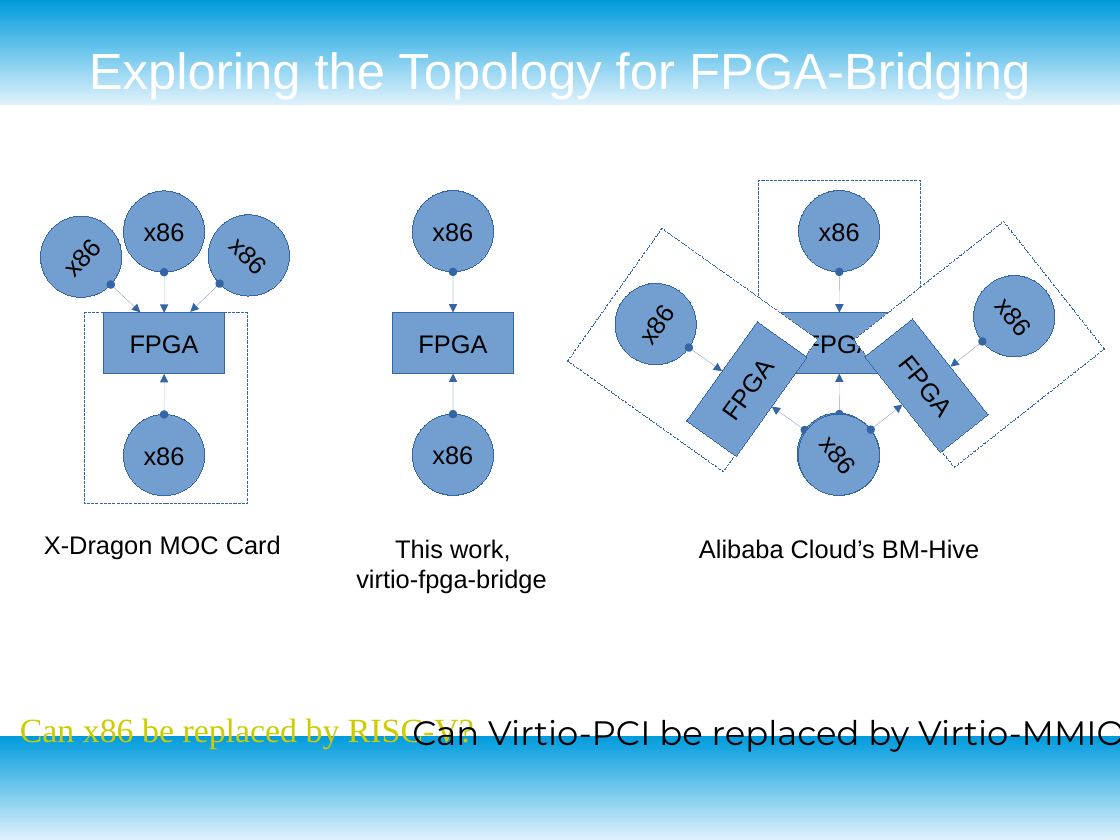
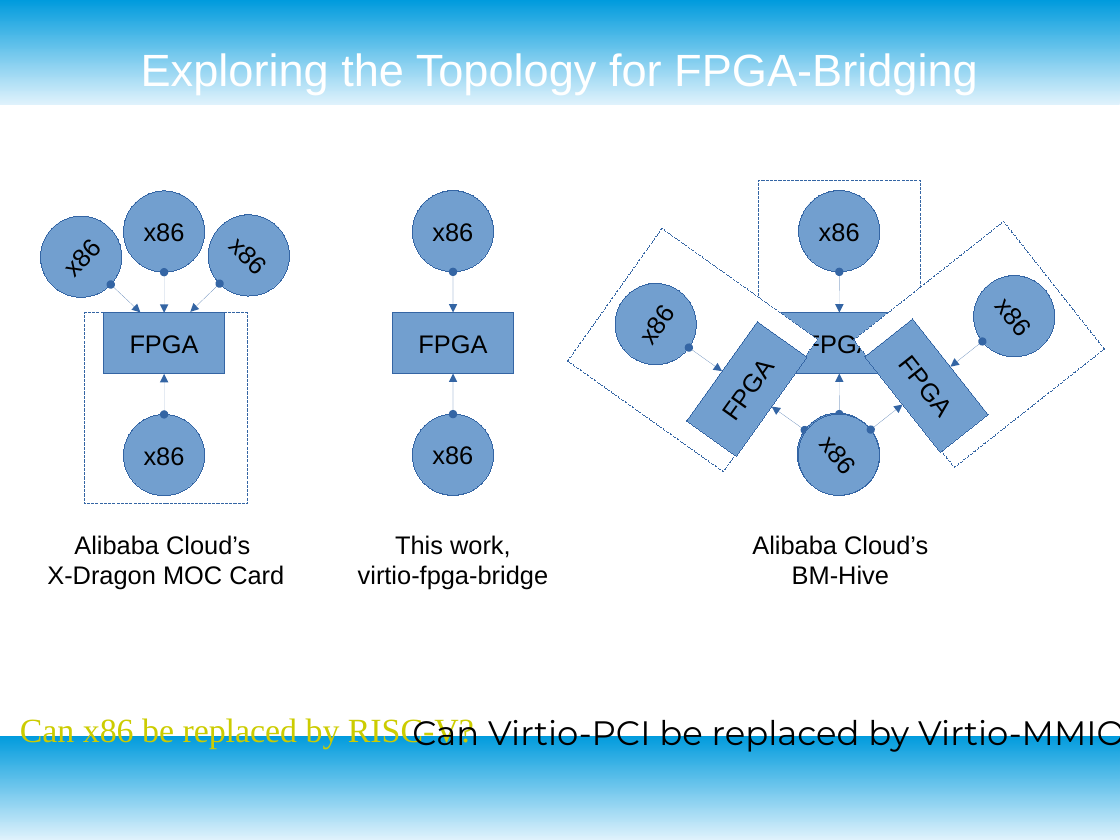
Before and after one commit to RSPwFPGAs/virtio-fpga-bridge, a slide deck: slide 4 of doc/virio-fpga-bridge.odp. Drawn at 1120x840 pixels with LibreOffice and Linux fonts; fonts in the diff are those of the drawing. Boxes give left, top, right and bottom in pixels: in the first picture for what was removed or moved away, otherwise in the second. Text is boxed around its words. In the diff, an @@ line names an element or a change of style, - is before the commit and + after.

```diff
--- a/doc/virio-fpga-bridge.odp
+++ b/doc/virio-fpga-bridge.odp
@@ title "Exploring the Topology for FPGA-Bridging" at <box>141,51,978,95</box>: size 36 to 32 pt @@
@@ text at <box>74,535,250,555</box>: paragraph added @@
+Alibaba Cloud’s
@@ text at <box>752,535,928,585</box>: text changed @@
-Alibaba Cloud’s BM-Hive
+Alibaba Cloud’s
+BM-Hive
@@ text at <box>47,565,284,590</box>: alignment left to centre @@
@@ text at <box>358,565,548,590</box>: alignment left to centre @@
```
Also in this commit, not shown: 3 other slides changed, 1 slide added, 6 other files.
